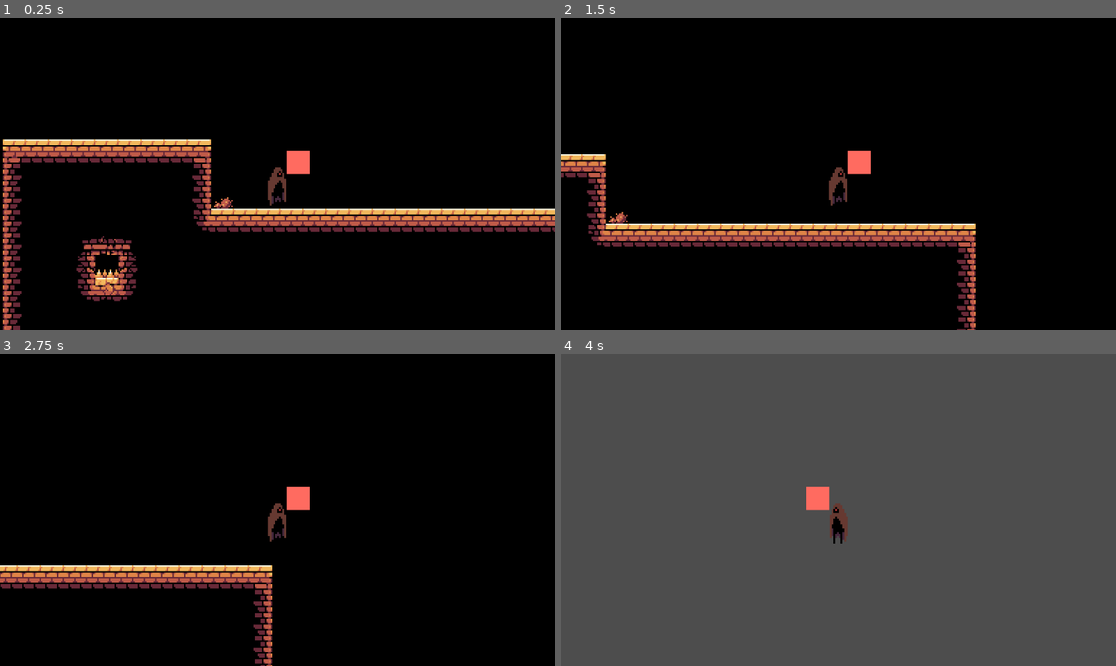
Above: before the commit, frames 1-4 (two rows, left to right).
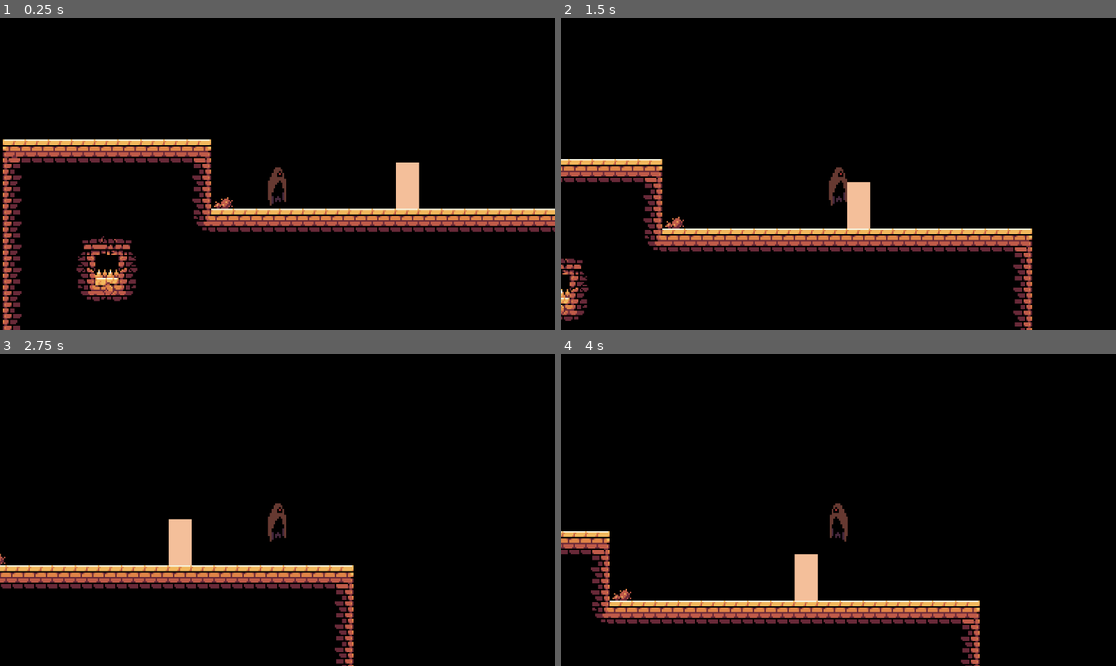
Above: after the commit, the same moments.

Repository: Soranohato/MusicalVania
Game: Godot game, scene res://Scenes/testScene.tscn
Two runs of this game, one before a commit and one after it. Both use one fixed random seed, a clock stepped at 60 frames per second and the inputs below.
Inputs (mouse positions are in pixels of both pictures, inside the frame that each line leads up to):
- Up to frame 1 (0.25 s): no input
- Up to frame 2 (1.5 s): tap Enter at 0.5 s; move the mouse to (960, 158) at 0.52 s; hold D (Right) 0.53-1.25 s; hold Space (Jump) 0.53-1.25 s; click (960, 158) at 0.67 s; drag from (727, 189) to (860, 161) at 1.27 s
- Up to frame 3 (2.75 s): move the mouse to (333, 441) at 2.02 s; hold D (Right) from 2.03 s (still down); hold Space (Jump) from 2.03 s (still down); tap Shift at 2.1 s
- Up to frame 4 (4 s): release D (Right) at 2.75 s; release Space (Jump) at 2.75 s; drag from (810, 572) to (672, 463) at 2.77 s; move the mouse to (1005, 556) at 3.52 s; hold A (Left) from 3.53 s (still down); hold Space (Jump) from 3.53 s (still down); tap Z at 3.6 s

The runs differ from the first frame. In frame 1, 1.0% of the frame differs, in the area x 51-76%, y 42-62%; in frame 2, 10%; in frame 3, 3.5%; in frame 4, 100%, in the area x 0-100%, y 0-100%.

Commit message:
Jump Component

Diff:
--- /dev/null
+++ b/Scenes/Components/jump_component.tscn
@@ -0,0 +1,6 @@
+[gd_scene load_steps=2 format=3 uid="uid://dayooqvfqqeg0"]
+
+[ext_resource type="Script" path="res://Scripts/Component Scripts/JumpComponent.gd" id="1_ubccv"]
+
+[node name="JumpComponent" type="Node2D"]
+script = ExtResource("1_ubccv")
--- a/Scenes/Components/sweeping_hitbox_component.tscn
+++ b/Scenes/Components/sweeping_hitbox_component.tscn
@@ -1,6 +1,6 @@
 [gd_scene load_steps=2 format=3 uid="uid://cknihh8ou3y3l"]
 
-[ext_resource type="Script" path="res://Scenes/Components/SweepingHitboxComponent.gd" id="1_ugsy1"]
+[ext_resource type="Script" path="res://Scripts/Component Scripts/SweepingHitboxComponent.gd" id="1_ugsy1"]
 
 [node name="SweepingHitboxComponent" type="Area2D"]
 script = ExtResource("1_ugsy1")
--- a/Scenes/Player.tscn
+++ b/Scenes/Player.tscn
@@ -9,6 +9,7 @@
 [ext_resource type="PackedScene" uid="uid://cx62o0srwd1m" path="res://Scenes/Components/gravity_component.tscn" id="8_2rxij"]
 [ext_resource type="PackedScene" uid="uid://cknihh8ou3y3l" path="res://Scenes/Components/sweeping_hitbox_component.tscn" id="9_jxivw"]
 [ext_resource type="PackedScene" uid="uid://c41o7njmqotc1" path="res://Scenes/Components/movement_component.tscn" id="9_nnxxl"]
+[ext_resource type="PackedScene" uid="uid://dayooqvfqqeg0" path="res://Scenes/Components/jump_component.tscn" id="10_t32w4"]
 
 [sub_resource type="AtlasTexture" id="AtlasTexture_hwir0"]
 atlas = ExtResource("2_gk8uk")
@@ -137,6 +138,21 @@
 
 [sub_resource type="RectangleShape2D" id="RectangleShape2D_uxh4s"]
 size = Vector2(64, 64)
+
+[sub_resource type="Animation" id="Animation_l7c1q"]
+length = 0.001
+tracks/0/type = "value"
+tracks/0/imported = false
+tracks/0/enabled = true
+tracks/0/path = NodePath("SweepingHitboxComponent/CollisionShape2D:position")
+tracks/0/interp = 1
+tracks/0/loop_wrap = true
+tracks/0/keys = {
+"times": PackedFloat32Array(0),
+"transitions": PackedFloat32Array(1),
+"update": 0,
+"values": [Vector2(57.5, -72)]
+}
 
 [sub_resource type="Animation" id="Animation_wiyft"]
 resource_name = "slam_attack"
@@ -154,31 +170,17 @@
 "values": [Vector2(57.5, -72), Vector2(57.5, 24)]
 }
 
-[sub_resource type="Animation" id="Animation_l7c1q"]
-length = 0.001
-tracks/0/type = "value"
-tracks/0/imported = false
-tracks/0/enabled = true
-tracks/0/path = NodePath("SweepingHitboxComponent/CollisionShape2D:position")
-tracks/0/interp = 1
-tracks/0/loop_wrap = true
-tracks/0/keys = {
-"times": PackedFloat32Array(0),
-"transitions": PackedFloat32Array(1),
-"update": 0,
-"values": [Vector2(57.5, -72)]
-}
-
 [sub_resource type="AnimationLibrary" id="AnimationLibrary_v5nic"]
 _data = {
 "RESET": SubResource("Animation_l7c1q"),
 "slam_attack": SubResource("Animation_wiyft")
 }
 
-[node name="Player" type="CharacterBody2D" node_paths=PackedStringArray("movementComponent", "hitboxComponent")]
+[node name="Player" type="CharacterBody2D" node_paths=PackedStringArray("movementComponent", "hitboxComponent", "jumpComponent")]
 script = ExtResource("1_q6aik")
 movementComponent = NodePath("MovementComponent")
 hitboxComponent = NodePath("SweepingHitboxComponent")
+jumpComponent = NodePath("JumpComponent")
 
 [node name="Camera2D" type="Camera2D" parent="."]
 position = Vector2(0, -40)
@@ -229,6 +231,7 @@
 debug_color = Color(0.968627, 0.152941, 0.219608, 0.419608)
 
 [node name="Polygon2D" type="Polygon2D" parent="SweepingHitboxComponent/CollisionShape2D"]
+visible = false
 position = Vector2(1.5, 0)
 color = Color(1, 0.419608, 0.376471, 1)
 polygon = PackedVector2Array(-33.5, 32, 30.5, 32, 30.5, -32, -33.5, -32)
@@ -238,3 +241,8 @@
 libraries = {
 "": SubResource("AnimationLibrary_v5nic")
 }
+
+[node name="JumpComponent" parent="." node_paths=PackedStringArray("parent") instance=ExtResource("10_t32w4")]
+parent = NodePath("..")
+jumpStr = 1200.0
+jumpFriction = 0.6
--- a/Scenes/TestDummy.tscn
+++ b/Scenes/TestDummy.tscn
@@ -36,6 +36,7 @@
 
 [node name="HurtboxComponent" type="Area2D" parent="." node_paths=PackedStringArray("healthComponent")]
 scale = Vector2(2, 2)
+collision_layer = 2
 script = ExtResource("3_pjtau")
 healthComponent = NodePath("../HealthComponent")
 
--- a/Scenes/testScene.tscn
+++ b/Scenes/testScene.tscn
@@ -262,4 +262,4 @@
 position = Vector2(568, 368)
 
 [node name="TestDummy" parent="." instance=ExtResource("3_chxm7")]
-position = Vector2(-2784, 832)
+position = Vector2(928, 384)
--- /dev/null
+++ b/Scripts/Component Scripts/JumpComponent.gd
@@ -0,0 +1,19 @@
+extends Node2D
+class_name JumpComponent
+
+@export
+var parent: CharacterBody2D
+
+@export
+var jumpStr: float
+
+@export
+var jumpFriction: float
+
+func jump():
+	if (parent.is_on_floor()):
+		parent.velocity.y = -jumpStr
+
+func jumpAirFriction():
+	if(!parent.is_on_floor() && parent.velocity.y < 0):
+		parent.velocity.y *= jumpFriction
--- a/Scripts/PlayerController.gd
+++ b/Scripts/PlayerController.gd
@@ -8,14 +8,8 @@
 @export
 var hitboxComponent: HitboxComponent
 
-@export_group("Vertical Movement Settings")
-#@export var gravUp = 3500
-#@export var gravDown = 4000
-## Controls the force of the jump.
-@export var jumpStr = 1200
-
-## Controls the amount of air friction experienced when falling.
-@export var airFriction = 0.6
+@export
+var jumpComponent: JumpComponent
 
 @export_group("Attack Settings")
 ## Controls the cooldown period between attacks
@@ -33,11 +27,9 @@
 func checkJump():
 	var jumpInput = Input.is_action_pressed("Jump")
 	if(jumpInput):
-		if(grounded):
-			velocity.y = -jumpStr
+		jumpComponent.jump()
 	else:
-		if(!grounded && velocity.y < 0):
-			velocity.y *= airFriction
+		jumpComponent.jumpAirFriction()
 
 func processHorizontalMovement(delta):
 	# Decides movement
Not shown: 1 places in Scenes/Player.tscn that only renumber resources
Renamed: Scenes/Components/SweepingHitboxComponent.gd -> Scripts/Component Scripts/SweepingHitboxComponent.gd
